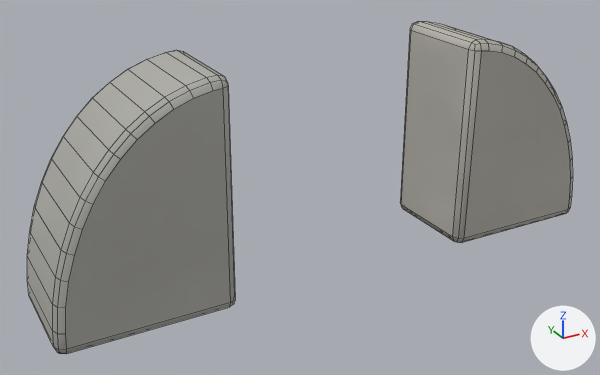
The Blender file assets/models/source/furniture/bookend_concrete.blend, before and after one commit.
Both versions are drawn from a camera (50 mm lens) standing at (-0.284, -0.476, 0.296) and looking at (-0.022, 0.001, 0.058). Arrows for +X, +Y and +Z are at lower right; the lights stay in place. The older version comes first. Mesh edges are drawn as thin lines.

The older version as bpy lines, for what is in view:
```python
me_bogen = bpy.data.meshes.new('Bogen')
me_bogen.from_pydata(...)  # 32 vertices, 18 faces; spans x -0.212..-0.091, y -0.042..0.04, z 0.0..0.161
me_bogen.polygons.foreach_set('use_smooth', [True] * 18)
me_bogen.materials.append(mat_concrete)
me_bogen_001 = bpy.data.meshes.new('Bogen.001')
me_bogen_001.from_pydata(...)  # 32 vertices, 18 faces; spans x 0.09..0.211, y -0.042..0.039, z -0.001..0.159
me_bogen_001.polygons.foreach_set('use_smooth', [True] * 18)
me_bogen_001.materials.append(mat_concrete)
ob_bogen = bpy.data.objects.new('Bogen', me_bogen)
ob_bogen.location = (0.0, 0.0, 0.0)
_m = ob_bogen.modifiers.new('Weiche Kanten', 'BEVEL')
_m.width = 0.0064
_m.width_pct = 0.0064
_m.segments = 2
_m.angle_limit = 0.698
ob_bogen_001 = bpy.data.objects.new('Bogen.001', me_bogen_001)
ob_bogen_001.location = (0.0, 0.0, 0.0)
_m = ob_bogen_001.modifiers.new('Weiche Kanten', 'BEVEL')
_m.width = 0.0064
_m.width_pct = 0.0064
_m.segments = 2
_m.angle_limit = 0.698
```
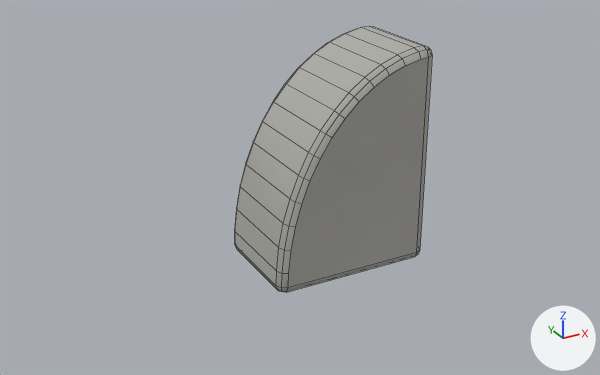
Pixel boxes [x1, y1, x2, y2] of what changed, in the pictures (600 x 375 px):
'Bogen', reshaped (12% shorter): before [27, 50, 235, 354]; after [235, 26, 432, 292]
'Bogen.001', deleted: before [400, 21, 573, 242]

What the commit changed:
me_bogen is used by ob_bogen; location (0.0, 0.0, 0.0).
me_bogen had 32 vertices, 18 faces and spanned x -0.212..-0.091, y -0.042..0.04, z 0.0..0.161.
me_bogen now has 32 vertices, 18 faces and spans x -0.061..0.06, y -0.042..0.04, z -0.001..0.16.
me_bogen part 1: the whole mesh is multiplied about its middle by the matrix ((0.997, 0.007, -0.009), (0.002, 0.999, 0.0), (-0.004, 0.002, 1.002)), then moved by (0.15, 0.0, -0.001).
Object 'Bogen.001' (ob_bogen_001) is deleted.
